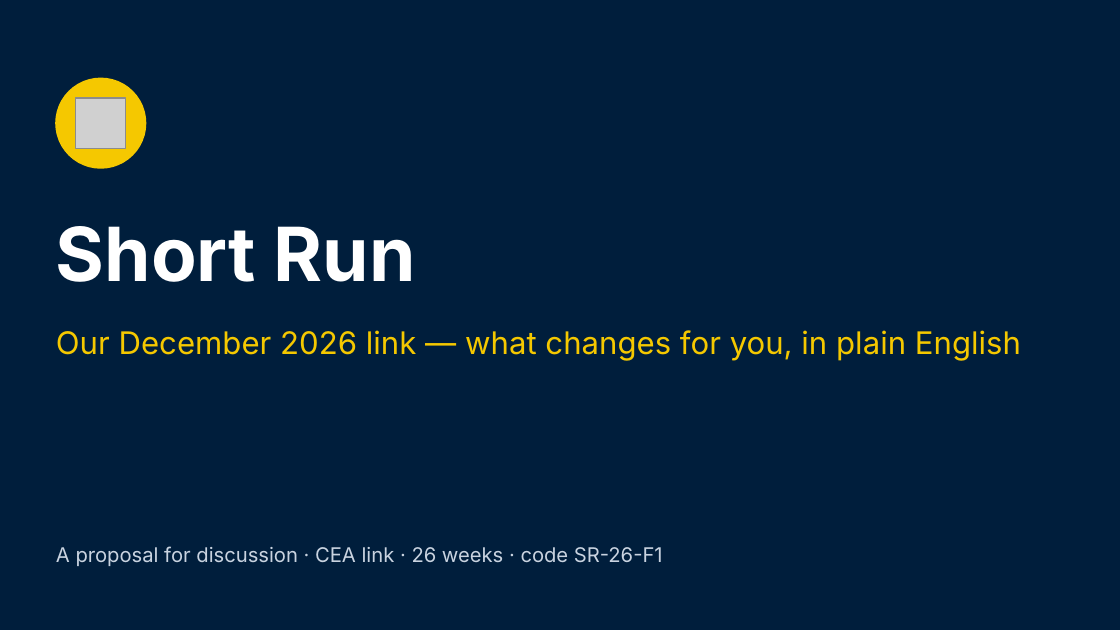
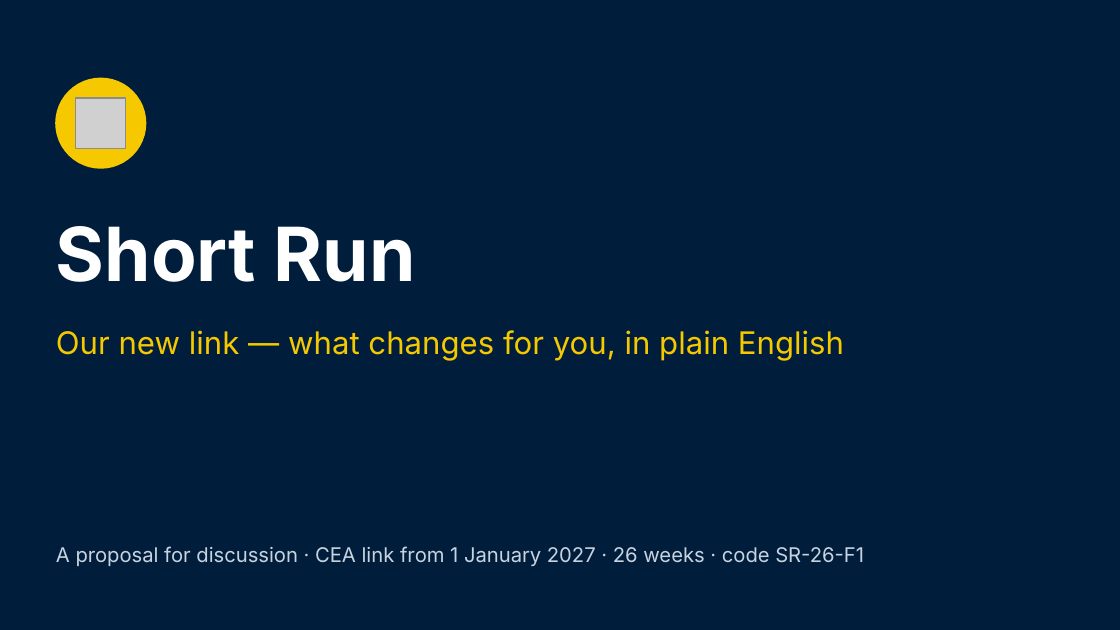
Before and after one commit to Garethdavidmiller/roster-app, a slide deck: slide 1 of docs/links-26/presentations/Short-Run-for-colleagues.pptx. Drawn at 1120x630 pixels with LibreOffice and Linux fonts; fonts in the diff are those of the drawing; grey boxes stand for pictures. Boxes give left, top, right and bottom in pixels: in the first picture for what was removed or moved away, otherwise in the second. Text is boxed around its words. In the diff, an @@ line names an element or a change of style, - is before the commit and + after.

```diff
--- a/docs/links-26/presentations/Short-Run-for-colleagues.pptx
+++ b/docs/links-26/presentations/Short-Run-for-colleagues.pptx
@@ text at [56,330,844,361]: text changed @@
-Our December 2026 link — what changes for you, in plain English
+Our new link — what changes for you, in plain English
@@ text at [56,546,864,566]: text changed @@
-A proposal for discussion · CEA link · 26 weeks · code SR-26-F1
+A proposal for discussion · CEA link from 1 January 2027 · 26 weeks · code SR-26-F1
```
Also in this commit, not shown: 13 other slides changed, 50 other files.
